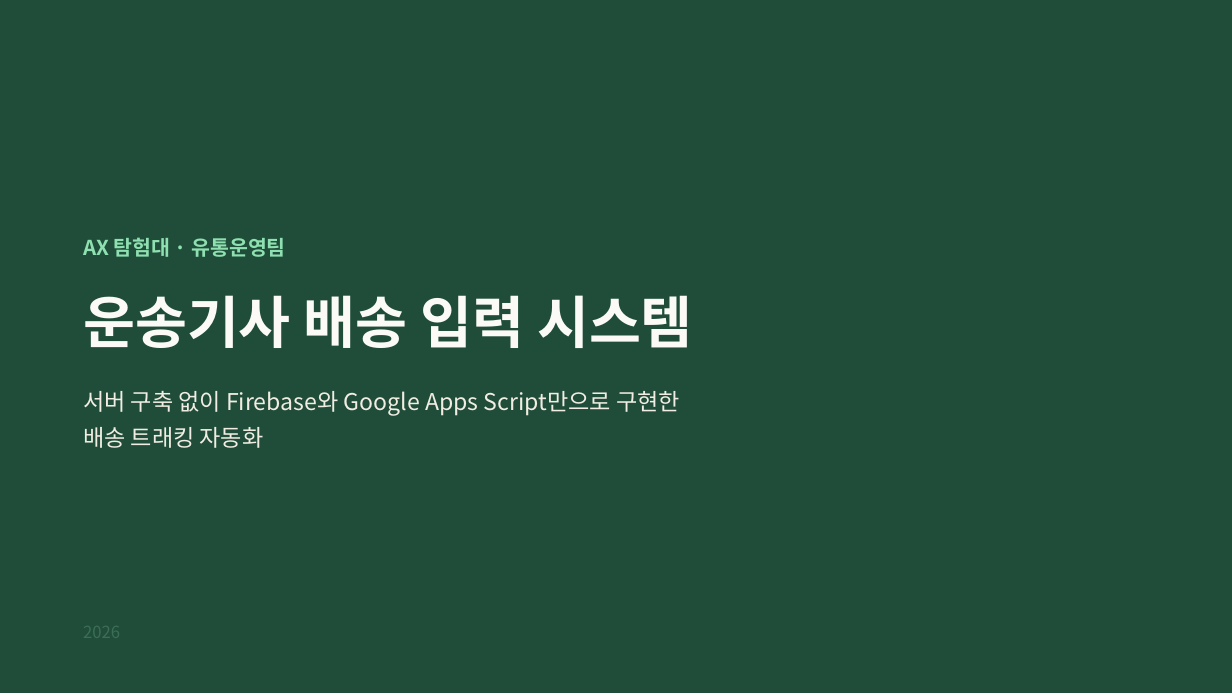
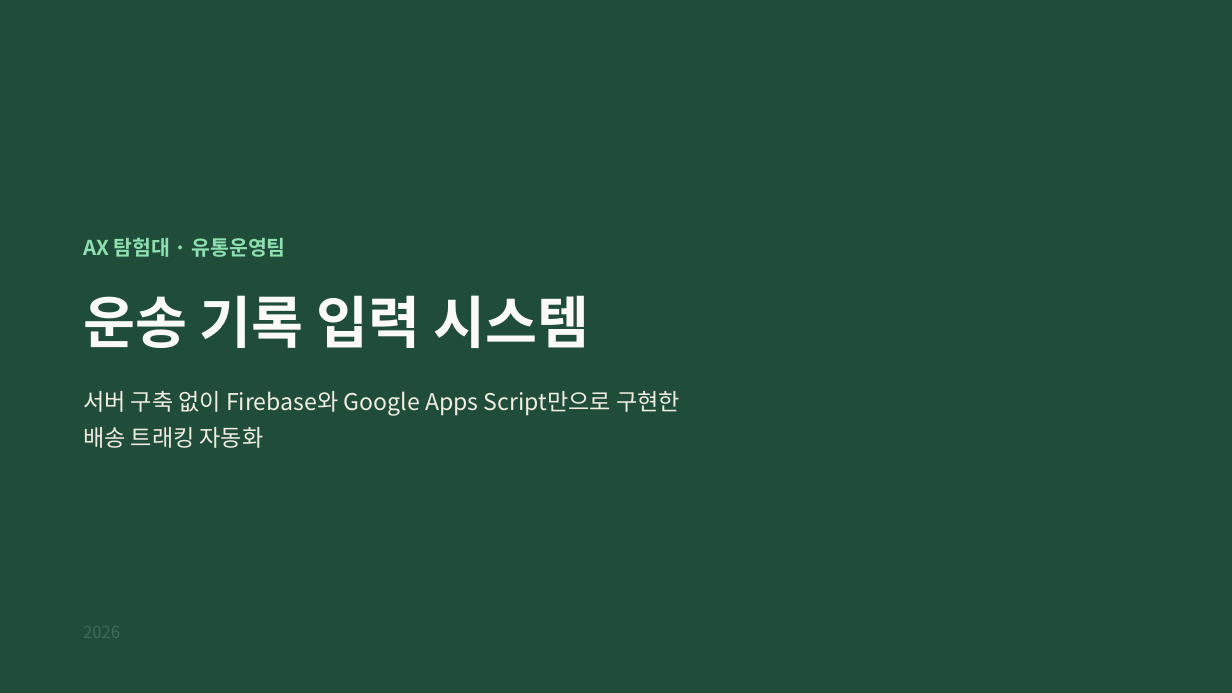
Before and after one commit to dreamsinblue-gif/KGH, a slide deck: slide 1 of 6_발표자료.pptx. Drawn at 1232x693 pixels with LibreOffice and Linux fonts; fonts in the diff are those of the drawing. Boxes give left, top, right and bottom in pixels: in the first picture for what was removed or moved away, otherwise in the second. Text is boxed around its words. In the diff, an @@ line names an element or a change of style, - is before the commit and + after.

```diff
--- a/6_발표자료.pptx
+++ b/6_발표자료.pptx
@@ text at <box>83,295,589,348</box>: text changed @@
-운송기사 배송 입력 시스템
+운송 기록 입력 시스템
```
Also in this commit, not shown: 8 other slides changed.
